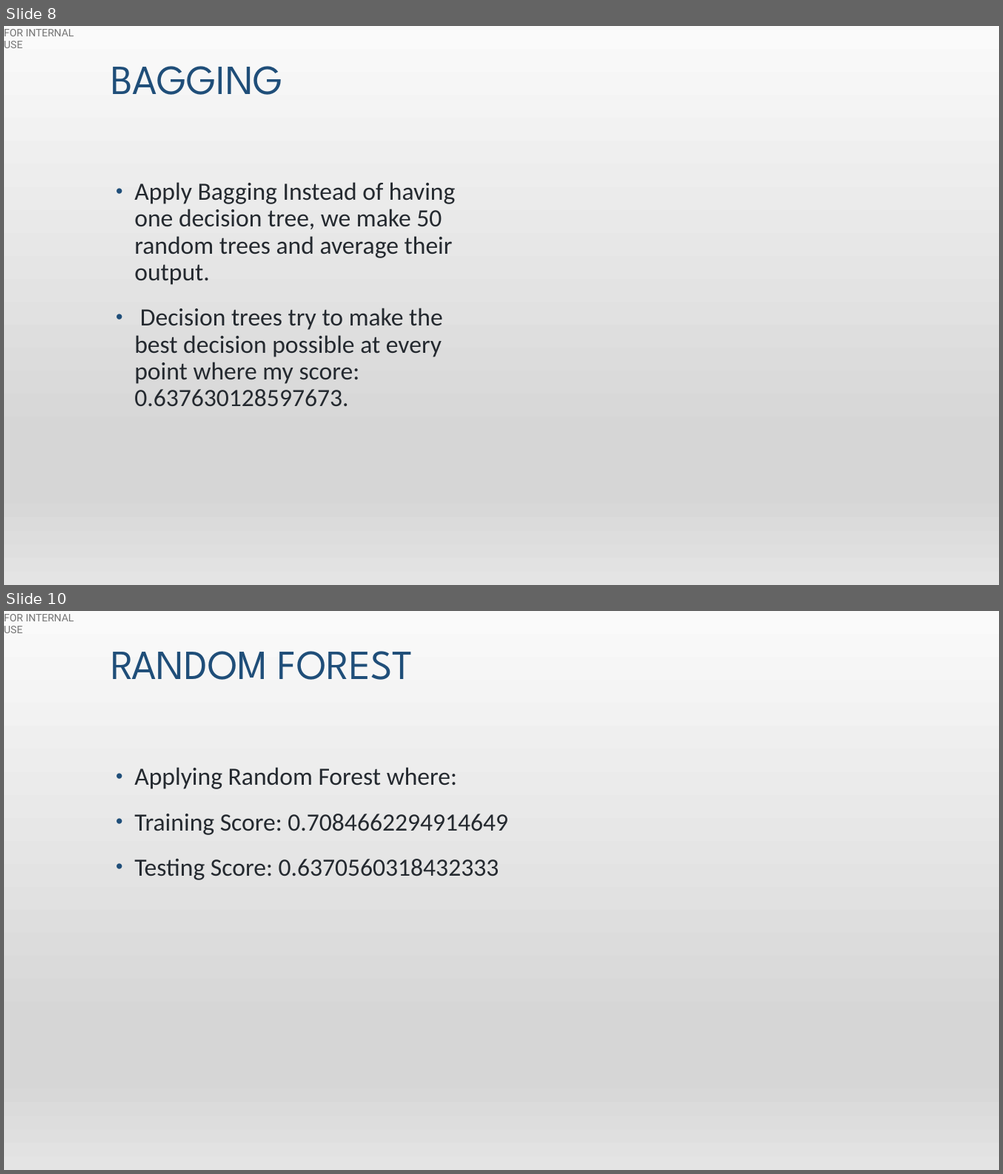
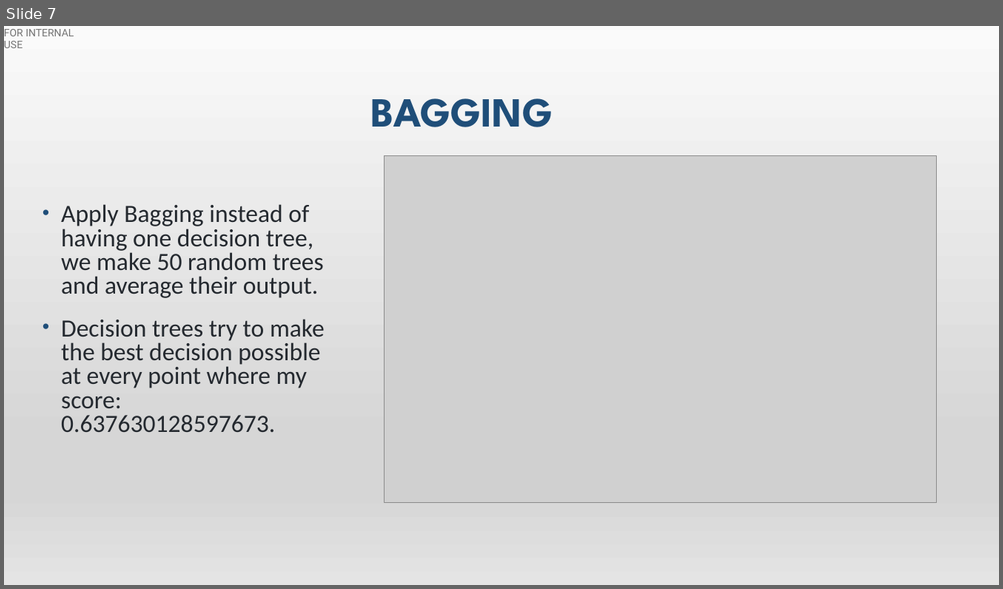
Before and after one commit to hibaa-a/MachineLearning_GlassdoorReviews, a slide deck: glassdoor_presentation.pptx. Shown one above the other, each under a label of ours: slides 8 and 10 before the commit, slide 7 after it; the slides between them are not shown. The pictures are 1003x1174 and 1003x589 pixels, drawn with LibreOffice and Linux fonts; fonts in the diff are those of the drawing; grey boxes stand for pictures. Boxes give left, top, right and bottom in pixels: in the first picture for what was removed or moved away, otherwise in the second. Text is boxed around its words. In the diff, an @@ line names an element or a change of style, - is before the commit and + after.

```diff
--- a/glassdoor_presentation.pptx
+++ b/glassdoor_presentation.pptx
@@ slide 10 removed at (x1=4, y1=611, x2=999, y2=1170), background gradient #F2F2F2 to #E7E6E6 to #FFFFFF to #D0CECE; not listed: 2 template elements that a slide beside it also shows @@
@@ title removed at (x1=111, y1=651, x2=413, y2=680) @@
-RANDOM FOREST
@@ text removed at (x1=134, y1=767, x2=508, y2=880) @@
-• Applying Random Forest where:
-• Training Score: 0.7084662294914649
-• Testing Score: 0.6370560318432333
@@ what was slide 8 is now slide 7 @@
@@ slide 7 changed as well @@
@@ title "BAGGING" moved from (x1=111, y1=66, x2=283, y2=95) to (x1=371, y1=99, x2=553, y2=127) @@
@@ title "BAGGING" at (x1=371, y1=99, x2=553, y2=127): bold on @@
@@ picture added at (x1=384, y1=156, x2=936, y2=503) @@
@@ text "Apply Bagging instead of having ..." moved from (x1=134, y1=182, x2=455, y2=407) to (x1=61, y1=204, x2=324, y2=432) @@
@@ text at (x1=61, y1=204, x2=324, y2=298): text changed @@
-• Apply Bagging Instead of having one decision tree, we make 50 random trees and average their output.
+• Apply Bagging instead of having one decision tree, we make 50 random trees and average their output.
@@ text at (x1=61, y1=319, x2=324, y2=432): line spacing 0.9 to 0.8 @@
```
Also in this commit, not shown: 6 other slides changed, 12 slides added, 5 other slides removed.
